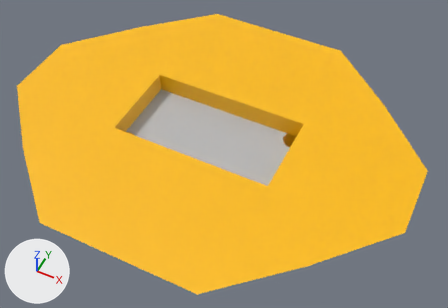
Two versions of the FBX model Assets/3D Models/arena.fbx, one commit apart.
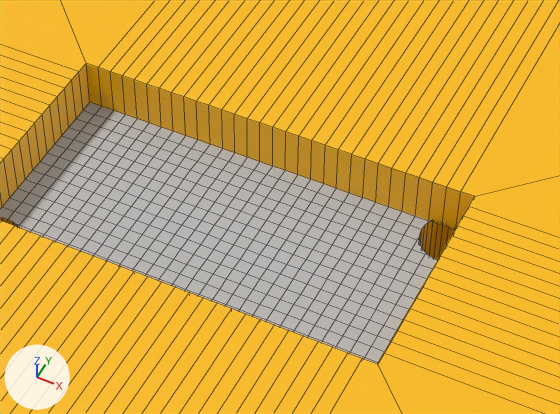
Old and new are each drawn whole from a camera (50 mm lens) standing at (0.746, -1.394, 1.672) and looking at (0.051, -0.004, -0.065) and again close up on the part from 29% to 75% of the width and 17% to 66% of the height. Lighting does not change. The marker at lower left points along +X, +Y and +Z. The close-ups show mesh edges as thin lines. Where no turn or scale is listed for an object, it has been applied to the vertices.

Objects in the first close-up: 'arena'.
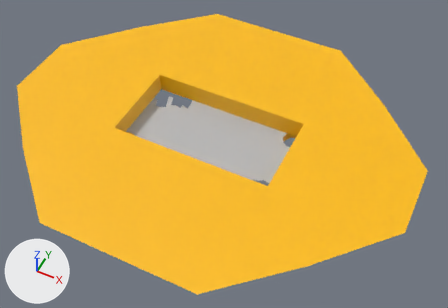
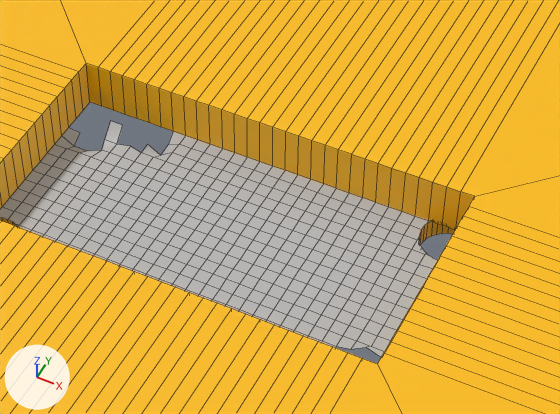
Diff of the bpy script that builds the scene:
```diff
--- a/Assets/3D Models/arena.fbx.py
+++ b/Assets/3D Models/arena.fbx.py
@@ me_mesh @@
 # used by ob_arena; location = (0.0, -0.019, -0.057)
-me_mesh.from_pydata(...)  # 891 vertices, 824 faces; spans x -0.75..0.75, y -0.61..0.61, z -0.13..0.13
+me_mesh.from_pydata(...)  # 872 vertices, 724 faces; spans x -0.75..0.75, y -0.61..0.61, z 0.02..0.13
+# me_mesh part 1
+# 93 vertices are removed from x -0.32..0.32, y -0.18..0.18, z -0.13..0.06
+# 177 faces are deleted
+# 3 vertices move from x -0.28..-0.16, y 0.08..0.12, z 0.06 to x -0.28..-0.16, y 0.08..0.12, z 0.04..0.06
+# 10 vertices are added at x -0.29..0.28, y -0.14..0.13, z 0.04..0.08
+# 64 new vertices lie (0.0, 0.0, -0.04) away from vertices in x -0.32..0.32, y -0.18..0.18, z 0.06
+# 64 new faces join them, mat_wall (yellow #ffbe00)
+# 13 new faces join them, mat_lambert1 (grey #bcbcbc)
 me_mesh.materials.append(mat_wall)
```

Where the change shows, as pixel boxes (x1, y1, x2, y2) in the close-ups (560 x 414 px):
part 1 of me_mesh, cut back: before (0, 102, 455, 364); after (0, 121, 455, 357)
